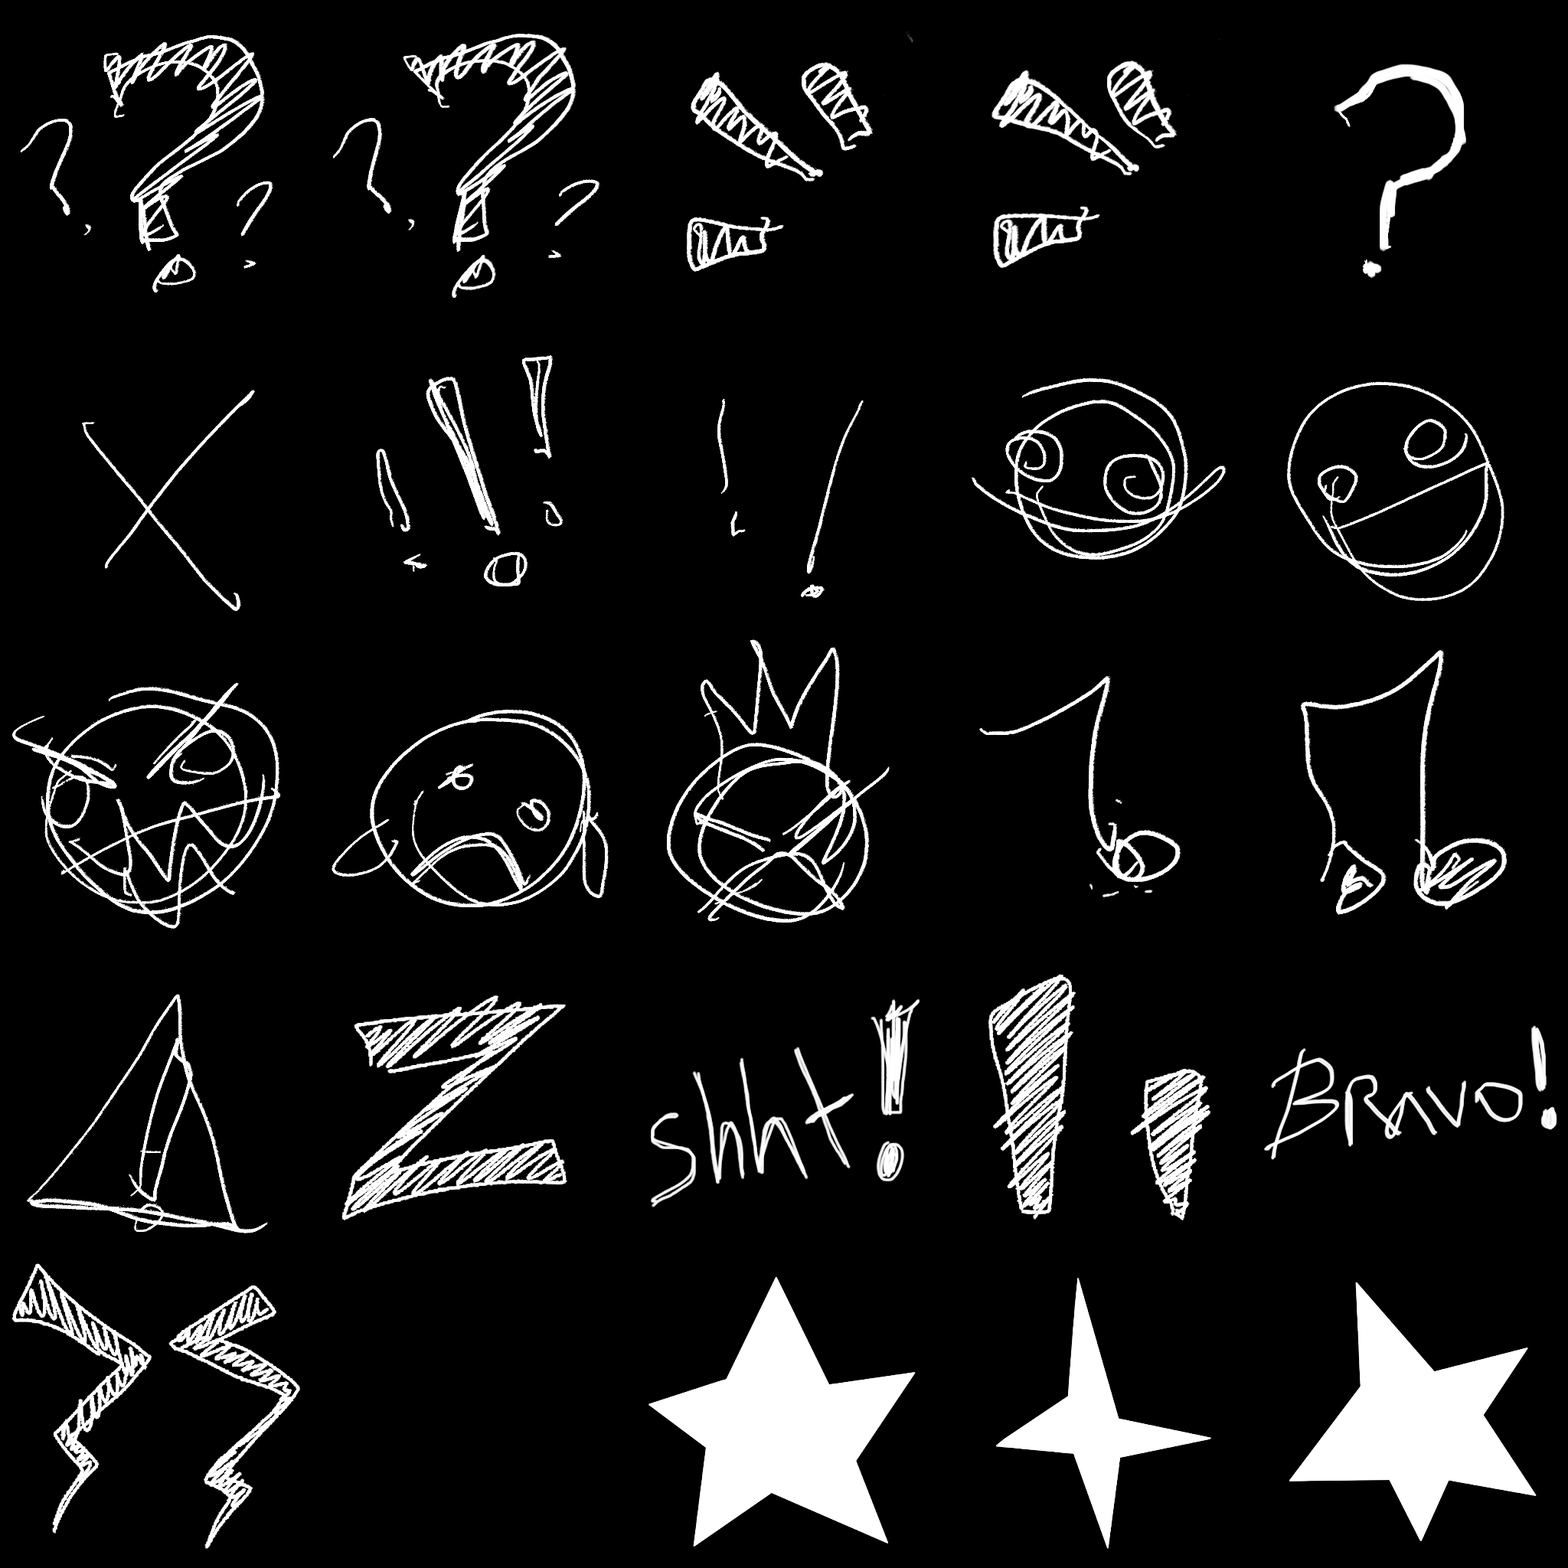
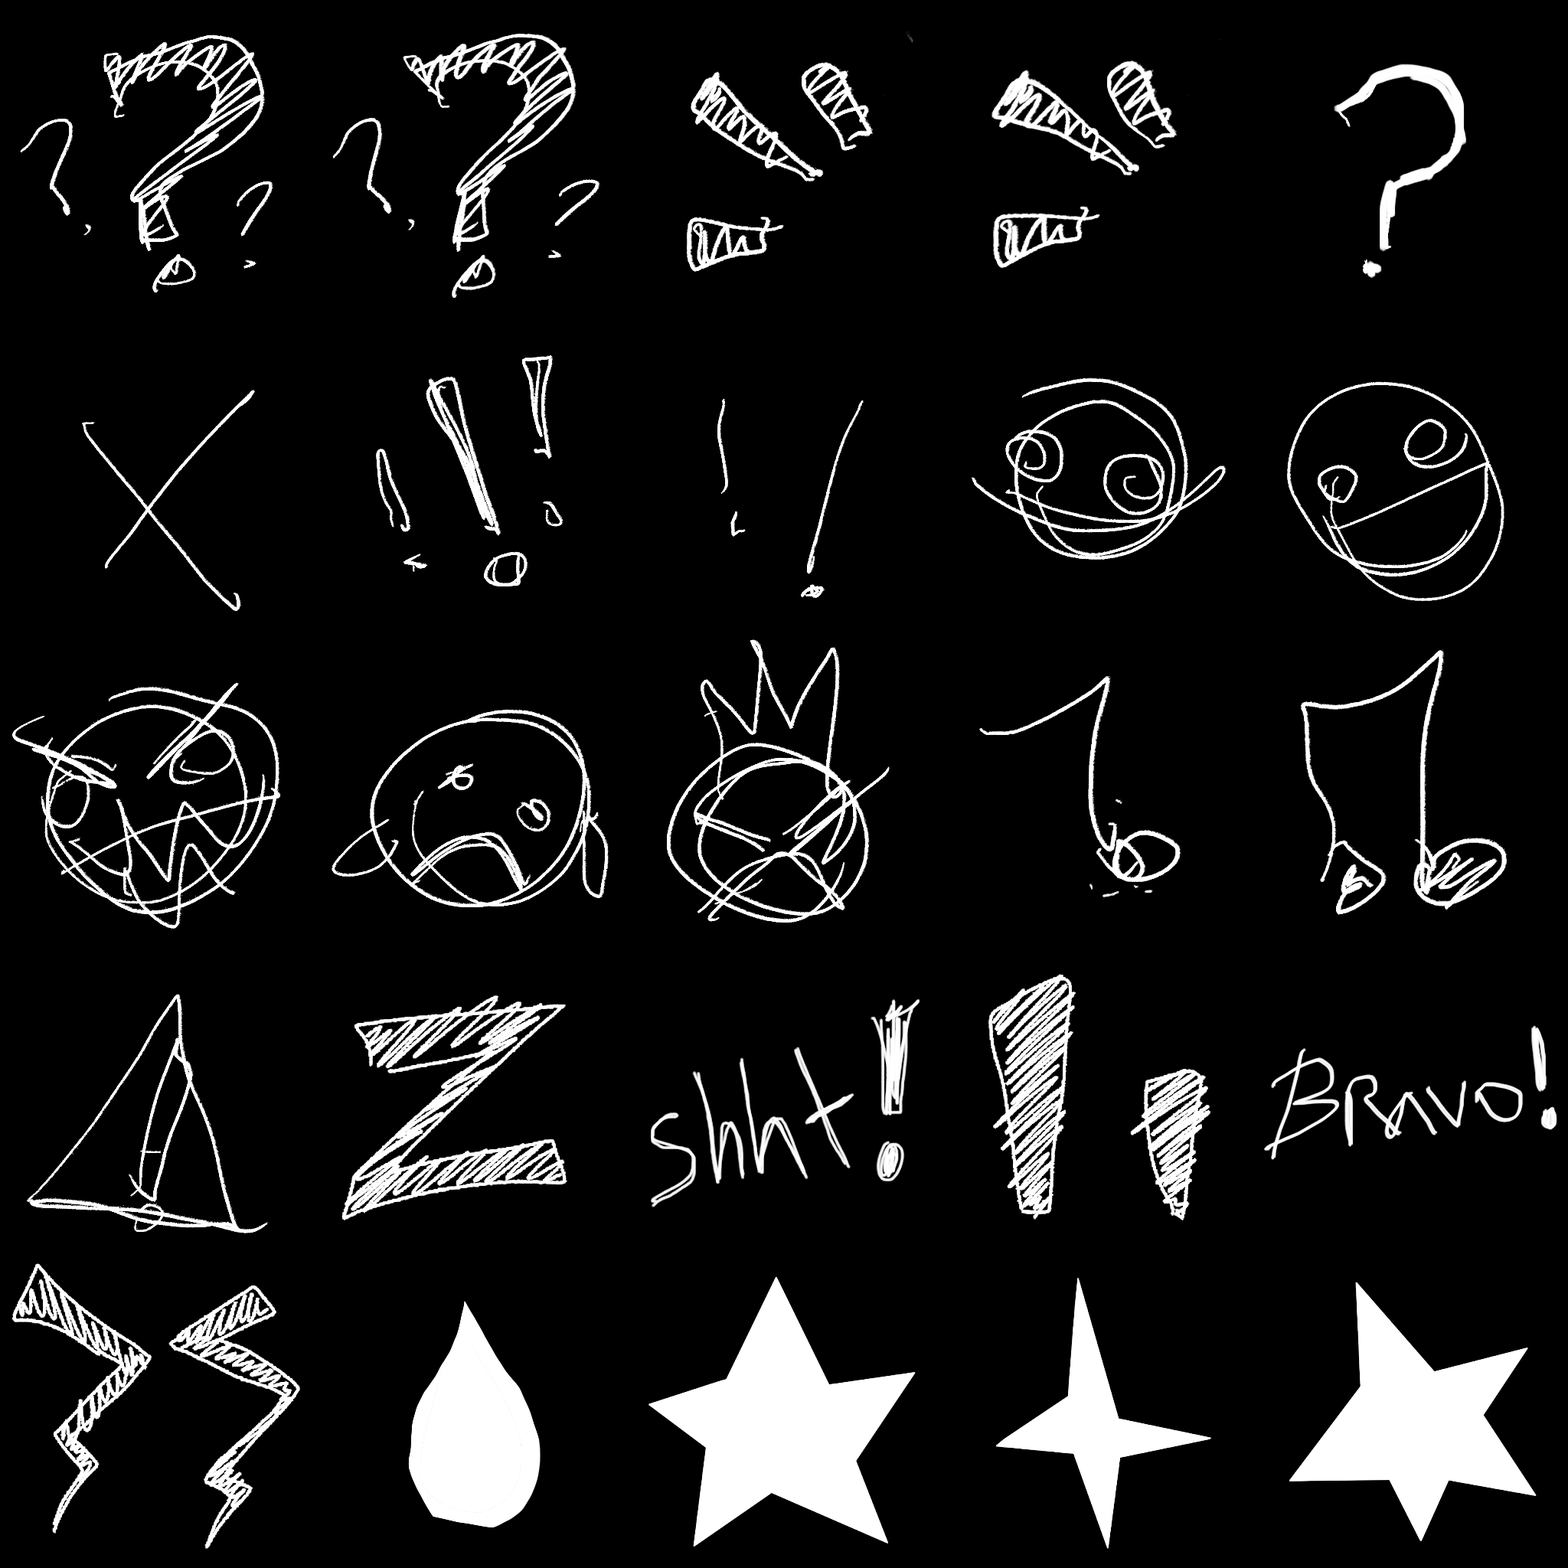
Layered file, before and after one edit (1568×1568). Changes by layer:
added layer "Calque 1" above "Layer 9" over [408, 1300, 541, 1529]